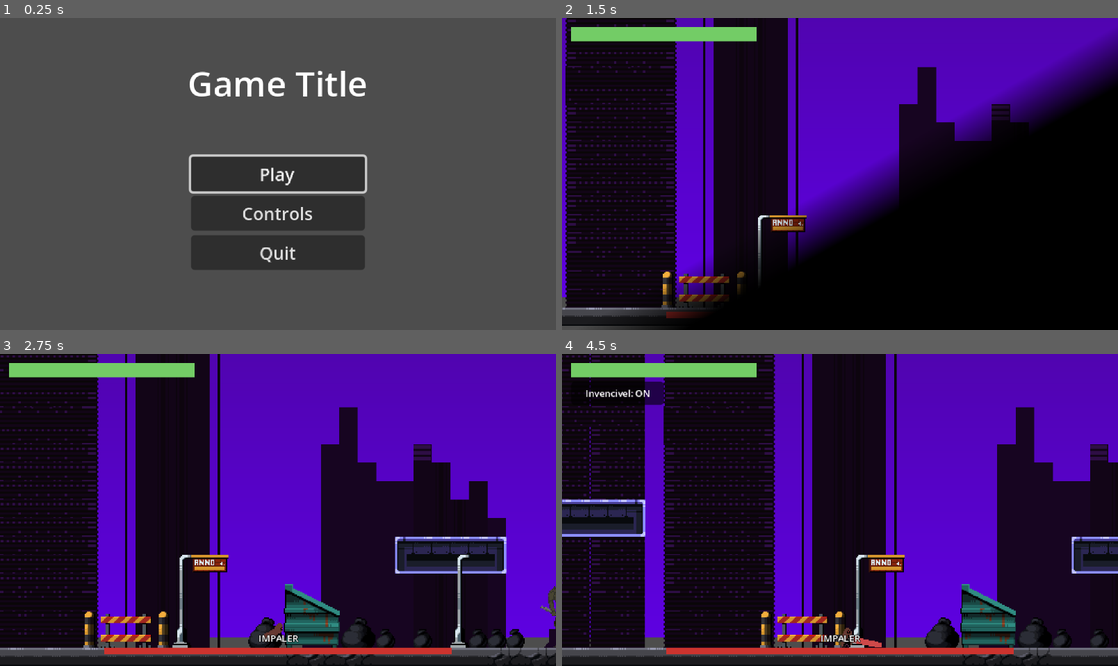
Above: before the commit, frames 1-4 (two rows, left to right).
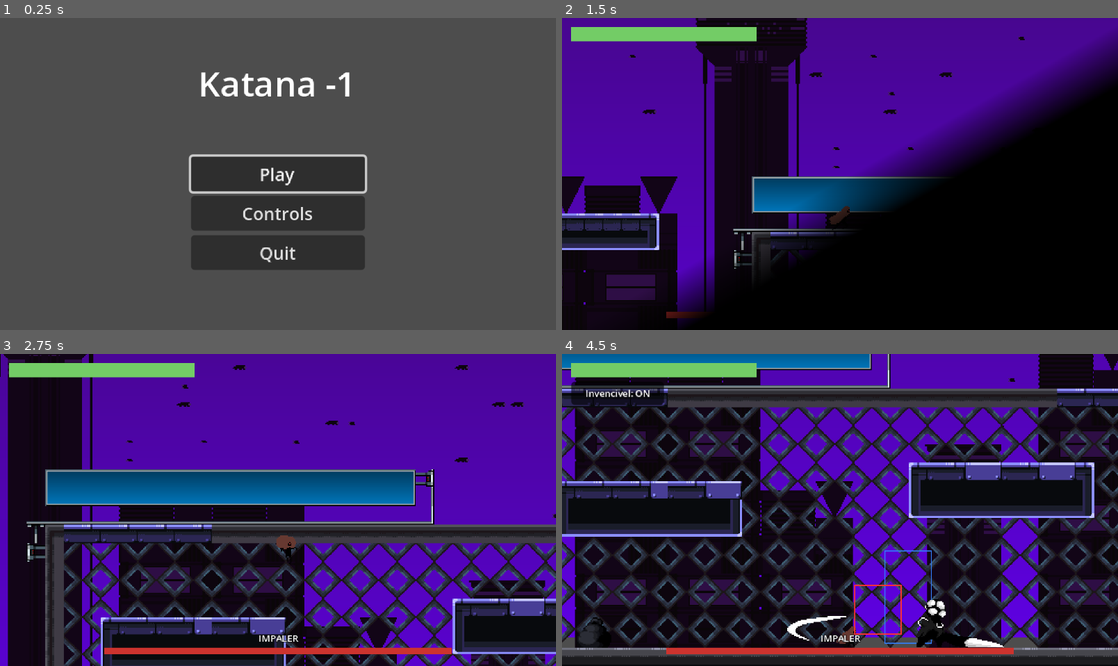
Above: after the commit, the same moments.

Repository: mateuslfelicio/DCC148-GameDev
Game: Godot game, scene res://scenes/main_menu.tscn
Same seed, same stepped clock (60 frames per second), same inputs: the game is played once before the commit and once after it.
Inputs (mouse positions are in pixels of both pictures, inside the frame that each line leads up to):
- Up to frame 1 (0.25 s): no input
- Up to frame 2 (1.5 s): click "Play" at 0.5 s; move the mouse to (962, 158) at 1.27 s; hold D (move_right) from 1.28 s (still down); tap J (attack) at 1.35 s
- Up to frame 3 (2.75 s): keep holding D (move_right); tap Space (jump) at 1.52, 2.27 s; move the mouse to (166, 525) at 2.02 s; tap S (block) at 2.1 s
- Up to frame 4 (4.5 s): move the mouse to (895, 441) at 2.77 s; release D (move_right) at 2.78 s; hold A (move_left) 2.78-3.53 s; tap L (dash) at 2.85 s; move the mouse to (812, 572) at 3.52 s; hold D (move_right) from 3.53 s (still down); tap K (heavy_attack) at 3.6 s; tap Space (jump) at 3.77 s; move the mouse to (1006, 556) at 4.27 s; tap I (toggle_invincible) at 4.35 s

The runs differ from the first frame. In frame 1, 1.3% of the frame differs, in the area x 34-66%, y 16-26%; in frame 2, 47%; in frame 3, 57%; in frame 4, 59%, in the area x 0-100%, y 0-99%.

Commit message:
Atualiza telas de derrota e inicial

Diff:
--- a/katana-1/scenes/defeat_screen.tscn
+++ b/katana-1/scenes/defeat_screen.tscn
@@ -31,8 +31,8 @@
 anchor_top = 0.5
 anchor_right = 1.0
 anchor_bottom = 0.5
-offset_top = -100.0
-offset_bottom = -58.0
+offset_top = -115.0
+offset_bottom = -73.0
 grow_horizontal = 2
 grow_vertical = 2
 theme_override_font_sizes/normal_font_size = 30
@@ -41,8 +41,43 @@
 horizontal_alignment = 1
 vertical_alignment = 1
 
+[node name="RichTextLabel" type="RichTextLabel" parent="." unique_id=1655610966]
+layout_mode = 1
+anchors_preset = 14
+anchor_top = 0.5
+anchor_right = 1.0
+anchor_bottom = 0.5
+offset_top = -83.0
+offset_bottom = -14.0
+grow_horizontal = 2
+grow_vertical = 2
+text = "Mateus Lopes
+Thales Gomes
+Vinicius Latini"
+fit_content = true
+horizontal_alignment = 1
+
+[node name="RichTextLabel2" type="RichTextLabel" parent="." unique_id=1995952346]
+custom_minimum_size = Vector2(0, 50)
+layout_mode = 1
+anchors_preset = 14
+anchor_top = 0.5
+anchor_right = 1.0
+anchor_bottom = 0.5
+offset_top = -18.0
+offset_bottom = 54.0
+grow_horizontal = 2
+grow_vertical = 2
+text = "Link dos assets utilizados:
+Link1
+Link2
+Link3
+Link4"
+horizontal_alignment = 1
+vertical_alignment = 1
+
 [node name="VBoxContainer" type="VBoxContainer" parent="." unique_id=60965431]
-custom_minimum_size = Vector2(150, 150)
+custom_minimum_size = Vector2(150, 75)
 layout_mode = 1
 anchors_preset = 7
 anchor_left = 0.5
@@ -50,7 +85,7 @@
 anchor_right = 0.5
 anchor_bottom = 1.0
 offset_left = -75.0
-offset_top = -150.0
+offset_top = -75.0
 offset_right = 75.0
 grow_horizontal = 2
 grow_vertical = 0
--- a/katana-1/scenes/game.tscn
+++ b/katana-1/scenes/game.tscn
@@ -2707,7 +2707,7 @@
 position = Vector2(2494, 636)
 
 [node name="Player" parent="." unique_id=1927095454 instance=ExtResource("10_vtaks")]
-position = Vector2(4230, 648)
+position = Vector2(2103, 384)
 jump_velocity = -300.0
 double_jump_velocity = -250.0
 
--- a/katana-1/scenes/main_menu.tscn
+++ b/katana-1/scenes/main_menu.tscn
@@ -1,7 +1,7 @@
 [gd_scene format=3 uid="uid://5vwddrer4cim"]
 
 [ext_resource type="Script" uid="uid://b00vokjcoeohv" path="res://scripts/main_menu.gd" id="1_28flt"]
-[ext_resource type="PackedScene" uid="uid://bf2bwudgqdykg" path="res://scenes/game.tscn" id="2_48xlc"]
+[ext_resource type="PackedScene" uid="uid://bf2bwudgqdykg" path="res://Scenes/game.tscn" id="2_48xlc"]
 
 [node name="MainMenu" type="Control" unique_id=1858009167]
 layout_mode = 3
@@ -33,7 +33,7 @@
 offset_bottom = 77.0
 grow_horizontal = 2
 theme_override_font_sizes/normal_font_size = 30
-text = "Game Title"
+text = "Katana -1"
 fit_content = true
 horizontal_alignment = 1
 
@@ -104,7 +104,9 @@
 Counter -D
 Hit - J
 Charge Hit - K
-Dash - L"
+Dash - L
+Self Damage  - H
+Invencible  - I"
 fit_content = true
 horizontal_alignment = 1
 vertical_alignment = 1
Not shown, changed: katana-1/assets/sounds/8_bit_defeated.wav.import
Not shown, changed: katana-1/assets/sounds/8_bit_level_complete.wav.import
Not shown, changed: katana-1/assets/sounds/air_burst.wav.import
Not shown, changed: katana-1/assets/sounds/drill_whizz.wav.import
Not shown, changed: katana-1/assets/sounds/explosion_large.wav.import
Not shown, changed: katana-1/assets/sounds/explosion_small.wav.import
Not shown, changed: katana-1/assets/sounds/harsh_thud.wav.import
Not shown, changed: katana-1/assets/sounds/horror_sting.wav.import
Not shown, changed: katana-1/assets/sounds/hurt.wav.import
Not shown, changed: katana-1/assets/sounds/menu_blip.wav.import
Not shown, changed: katana-1/assets/sounds/metal_blunt_tap.wav.import
Not shown, changed: katana-1/assets/sounds/metal_clang.wav.import
(and 9 more such lines)
